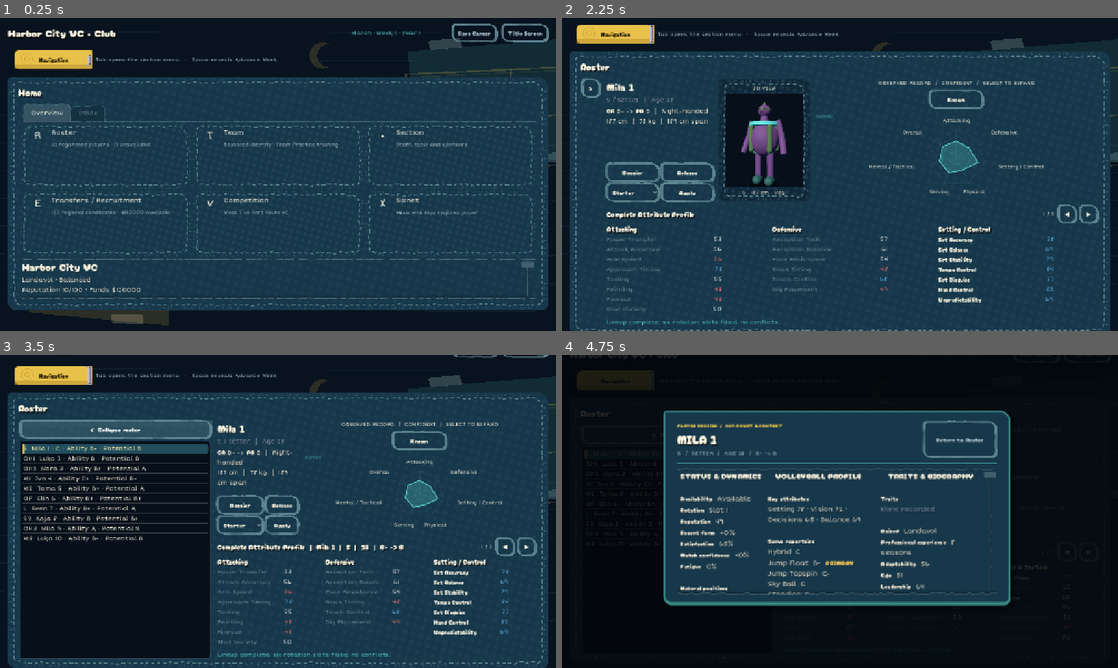
Above: before the commit, frames 1-4 (two rows, left to right).
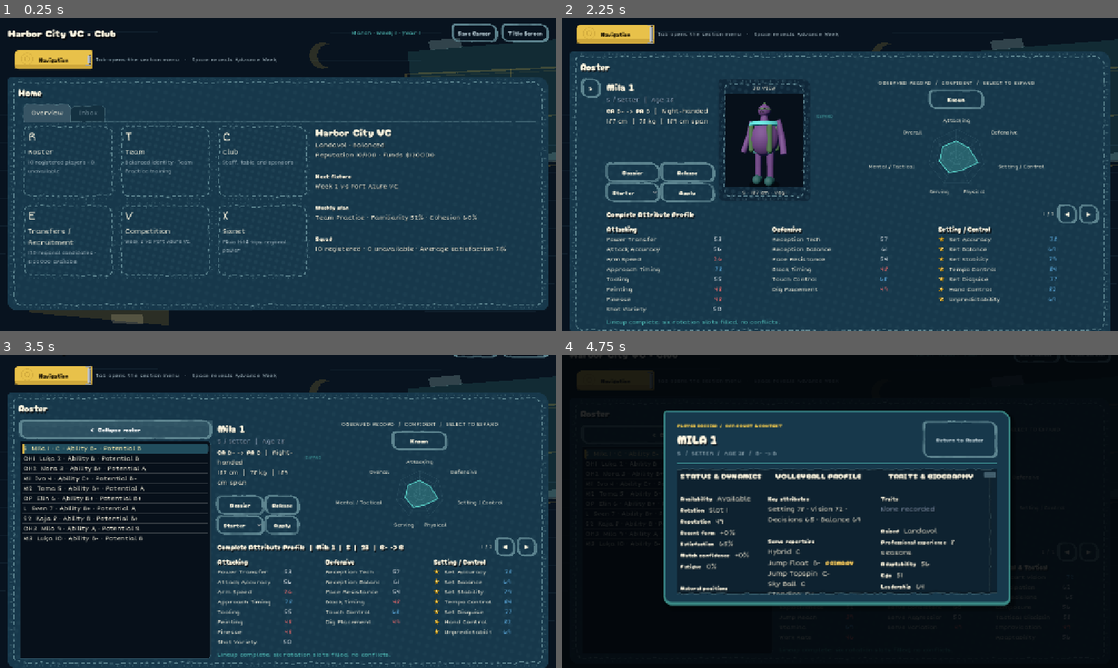
Above: after the commit, the same moments.

Repository: iracarranza/volley-world-manager
Game: Godot game, scene res://tools/preview/dashboard_preview.tscn
The game is run twice, just before and just after one commit, with the same random seed, the same clock (stepped at 60 frames per second) and the same inputs. This scene is started directly instead of the project's main scene.
Inputs (mouse positions are in pixels of both pictures, inside the frame that each line leads up to; where the layout moved, square brackets give the same spot in the first picture):
- Up to frame 1 (0.25 s): no input
- Up to frame 2 (2.25 s): click "Title Screen" at 0.5 s; click "Navigation" at 1.25 s; click (628, 161) [667, 155] at 2 s
- Up to frame 3 (3.5 s): click ">" at 2.75 s
- Up to frame 4 (4.75 s): click "< Collapse roster" at 3.5 s; click "Dossier" at 4.25 s

The runs differ from the first frame. In frame 1, 6.1% of the frame differs, in the area x 3-97%, y 33-90%; in frame 2, 1.6%; in frame 3, 1.4%; in frame 4, 18%, in the area x 20-83%, y 36-76%.

Commit message:
Give relevance its own channel, and the slip its own colour
The key attributes on a player's roster band were marked by setting them in
the heading face at full ink against a muted body face -- two fonts in one
column of eight labels, and the column stopped reading as a list. Hue already
means grade; relevance now means a gold foil star stuck on beside the name,
which is an object on the page rather than a property of the text and so
cannot be confused with the grade colour a few centimetres to its right. Each
sticker is put on crooked, seeded from the attribute so the same one is
always crooked the same way and no two in a column match.

The scroll windows said "there is paper under this page" in every way except
the one that matters: the region was exactly the colour of the card it was
cut into, and two sheets the same colour are one sheet with lines on it. The
slip now takes the page's inset tone mixed back toward the surface above it.
That needs two nodes on the one parent -- a CanvasItem draws either before
its parent or after it, and this needs the slip under the region's text with
the cuts and their shadows over it.

The six section cards were a row of wide letterboxes that ate the full width
of the page. They are near-square now, laid out top-down -- letter, title,
summary -- at a fixed size rather than stretching, and Home's summary has
moved out from under them into the column beside them, where a tall slip has
somewhere to be. The Club card had never had its section_id, title or icon
set, so it read "Section / Staff, table and sponsors" behind a bullet and
navigated to Home when pressed.

Co-Authored-By: Claude Opus 5 <noreply@anthropic.com>
Claude-Session: https://claude.ai/code/session_0197KZ6RDwTpMdR7xHdkkPxn

Diff:
--- a/scenes/components/dashboard_card.tscn
+++ b/scenes/components/dashboard_card.tscn
@@ -3,8 +3,7 @@
 [ext_resource type="Script" path="res://scenes/components/dashboard_card.gd" id="1"]
 
 [node name="DashboardCard" type="Button"]
-custom_minimum_size = Vector2(224, 146)
-size_flags_horizontal = 3
+custom_minimum_size = Vector2(214, 172)
 script = ExtResource("1")
 
 [node name="Margin" type="MarginContainer" parent="."]
@@ -12,35 +11,28 @@
 anchors_preset = 15
 anchor_right = 1.0
 anchor_bottom = 1.0
-offset_left = 18.0
-offset_top = 8.0
-offset_right = -18.0
-offset_bottom = -8.0
+offset_left = 14.0
+offset_top = 10.0
+offset_right = -14.0
+offset_bottom = -10.0
 mouse_filter = 2
 
-[node name="Row" type="HBoxContainer" parent="Margin"]
+[node name="Stack" type="VBoxContainer" parent="Margin"]
 layout_mode = 2
-theme_override_constants/separation = 12
+theme_override_constants/separation = 4
+alignment = 0
 mouse_filter = 2
 
-[node name="IconLabel" type="Label" parent="Margin/Row"]
+[node name="IconLabel" type="Label" parent="Margin/Stack"]
 unique_name_in_owner = true
-custom_minimum_size = Vector2(38, 38)
+custom_minimum_size = Vector2(34, 34)
 layout_mode = 2
-size_flags_vertical = 0
-theme_override_font_sizes/font_size = 24
+theme_override_font_sizes/font_size = 26
 text = "•"
-horizontal_alignment = 1
 vertical_alignment = 1
 mouse_filter = 2
 
-[node name="Text" type="VBoxContainer" parent="Margin/Row"]
-layout_mode = 2
-size_flags_horizontal = 3
-size_flags_vertical = 0
-mouse_filter = 2
-
-[node name="TitleLabel" type="Label" parent="Margin/Row/Text"]
+[node name="TitleLabel" type="Label" parent="Margin/Stack"]
 unique_name_in_owner = true
 layout_mode = 2
 theme_override_font_sizes/font_size = 15
@@ -49,14 +41,13 @@
 autowrap_mode = 2
 max_lines_visible = 2
 
-[node name="SummaryLabel" type="Label" parent="Margin/Row/Text"]
+[node name="SummaryLabel" type="Label" parent="Margin/Stack"]
 unique_name_in_owner = true
-custom_minimum_size = Vector2(166, 0)
 layout_mode = 2
 theme_override_colors/font_color = Color(0.62, 0.7, 0.8, 1)
 theme_override_font_sizes/font_size = 11
 text = "Summary"
 autowrap_mode = 2
-max_lines_visible = 3
+max_lines_visible = 4
 text_overrun_behavior = 3
 mouse_filter = 2
--- a/scenes/components/paper_window.gd
+++ b/scenes/components/paper_window.gd
@@ -75,6 +75,31 @@
 ## The fold across the tab, where it turns back on itself after coming through.
 const TAB_FOLD_ALPHA: float = 0.40
 
+## The slip is a different sheet, and has to look like one.
+##
+## Everything else here says "there is paper under the page" -- the cuts, the
+## shadow falling into them, the tab coming back through -- and then the region
+## itself was exactly the colour of the card it was cut into, which quietly
+## contradicts all of it. Two sheets the same colour are one sheet with lines
+## drawn on it.
+##
+## So the slip takes the page's inset tone, mixed back toward the surface it
+## lies under. Not `surface_inset` straight: that token is meant for a well
+## sunk into the page and at full strength it is a hole, whereas a slip is a
+## *sheet* -- something that came from a different pad, not somewhere the page
+## stops.
+const SLIP_INSET_SHARE: float = 0.55
+
+
+## Whether this node paints the slip rather than the cuts over it.
+##
+## One script, two nodes on the same parent, because a `CanvasItem` draws either
+## before its parent or after it and this needs both: the slip goes under the
+## region's own text, and the cuts and their shadows go over it. A single node
+## would have to pick, and picking "behind" puts the page's shadow *under* the
+## words it is supposed to be falling across.
+@export var backing: bool = false
+
 
 ## Which bars this region has. Resolved once at ready, because the answer comes
 ## from the parent's class rather than from its state.
@@ -95,6 +120,8 @@
 	if parent == null:
 		return
 	_seed = int(String(parent.name).hash() & 0x7FFFFFFF)
+	if backing:
+		show_behind_parent = true
 	## A `Container` lays its children out and would fit this overlay to the
 	## content area, then scroll it along with the content -- the window would
 	## slide with the paper, which is the one thing a window must not do.
@@ -145,12 +172,41 @@
 		return
 	var light_mode := UIPalette.control_is_light(self)
 	var ink := UIPalette.color(&"stroke_strong", light_mode)
+	if backing:
+		if _scrollable(_vertical) or _scrollable(_horizontal):
+			_draw_slip(light_mode)
+		return
 	if _scrollable(_vertical):
 		_draw_window(_vertical, true, ink)
 		_draw_pull(_vertical, true, ink, light_mode)
 	if _scrollable(_horizontal):
 		_draw_window(_horizontal, false, ink)
 		_draw_pull(_horizontal, false, ink, light_mode)
+
+
+## The sheet itself, laid in the window before anything is written on it.
+##
+## Bounded by the cuts rather than by the control's rect, so its own edges are
+## the ones the page was opened along -- a slip whose colour stops at a straight
+## line half a pixel inside a jagged cut is two edges disagreeing about where the
+## paper ends.
+func _draw_slip(light_mode: bool) -> void:
+	var surface := UIPalette.color(&"surface_raised", light_mode)
+	var slip := surface.lerp(
+		UIPalette.color(&"surface_inset", light_mode), SLIP_INSET_SHARE
+	)
+	var top := _cut_path(SLIT_WIDTH * 0.5 + 0.5, true, 1302) \
+		if _scrollable(_vertical) else PackedVector2Array([
+			Vector2(0.0, 0.0), Vector2(size.x, 0.0)
+		])
+	var bottom := _cut_path(size.y - SLIT_WIDTH * 0.5 - 0.5, true, 2603) \
+		if _scrollable(_vertical) else PackedVector2Array([
+			Vector2(0.0, size.y), Vector2(size.x, size.y)
+		])
+	var sheet := PackedVector2Array(top)
+	for index in range(bottom.size() - 1, -1, -1):
+		sheet.append(bottom[index])
+	draw_colored_polygon(sheet, slip)
 
 
 ## Whether this bar has anything to say. A region that fits its content is not a
--- /dev/null
+++ b/scenes/components/star_sticker.gd
@@ -0,0 +1,96 @@
+class_name UIStarSticker
+extends Control
+
+## A foil star, stuck on next to something that matters.
+##
+## Marks the attributes a player's own position is actually scored on. That
+## needed a channel of its own and had been taking the wrong one: the key rows
+## were set in the heading face at full-strength ink against a muted body face,
+## which is two fonts in one column of eight labels, and the column stopped
+## reading as a list.
+##
+## **Hue means grade, shape means relevance.** Keeping the two apart is the
+## whole point, and a sticker is the cleanest way to do it -- it is an *object
+## on* the page rather than a property *of* the text, so it cannot be confused
+## with the grade colour a few centimetres to its right no matter what colour it
+## is. Gold is the obvious colour for the obvious reason: it is what a star
+## sticker is, and nobody has ever had to be told what one means.
+##
+## Every sticker is put on slightly crooked, and no two the same way. A sheet of
+## stickers applied at identical angles is a printed bullet, which is what this
+## exists instead of.
+
+## The foil, and the shadow it casts on the paper.
+const FOIL := Color("e8b93c")
+const FOIL_LIGHT := Color("f7dc86")
+const FOIL_EDGE := Color("8a6a14")
+const SHADOW := Color(0.0, 0.0, 0.0, 0.20)
+
+## How far off square a sticker can be put on, in degrees.
+const MAX_TILT_DEGREES: float = 17.0
+
+## How deep the points cut in, as a share of the outer radius. A real foil star
+## is stubby -- a thin-pointed one reads as a sparkle or an asterisk.
+const INNER_RATIO: float = 0.46
+
+## How much of the width the star takes, leaving the rest as the margin the
+## sticker sits in.
+const FILL_SHARE: float = 0.78
+
+
+## Which sticker this is, for the tilt. Set by whoever places it; the same
+## attribute should be crooked the same way every time it is looked at.
+@export var sticker_seed: int = 0:
+	set(value):
+		sticker_seed = value
+		if is_inside_tree():
+			queue_redraw()
+
+
+func _ready() -> void:
+	mouse_filter = Control.MOUSE_FILTER_IGNORE
+	set_meta("ui_style_exempt", true)
+	resized.connect(queue_redraw)
+
+
+func _draw() -> void:
+	var radius := minf(size.x, size.y) * 0.5 * FILL_SHARE
+	if radius < 2.0:
+		return
+	var centre := size * 0.5
+	var tilt := deg_to_rad((_unit(11) - 0.5) * 2.0 * MAX_TILT_DEGREES)
+	var points := _star(centre, radius, tilt)
+	## Lifted off the page a fraction, so it is stuck on rather than printed in.
+	draw_colored_polygon(_star(centre + Vector2(0.6, 1.0), radius, tilt), SHADOW)
+	draw_colored_polygon(points, FOIL)
+	## Foil is not one colour -- it catches the light across part of its face and
+	## goes dull across the rest, and that split is most of why it reads as metal
+	## rather than as a yellow shape. Drawn as the star clipped to its own upper
+	## half by taking every vertex above the centre and closing across it.
+	var lit := PackedVector2Array()
+	for point in points:
+		if point.y <= centre.y + radius * 0.12:
+			lit.append(point)
+	if lit.size() >= 3:
+		draw_colored_polygon(lit, FOIL_LIGHT)
+	draw_polyline(points, FOIL_EDGE, 0.9, true)
+
+
+## A five-pointed star as ten alternating radii, starting at the top.
+func _star(centre: Vector2, radius: float, tilt: float) -> PackedVector2Array:
+	var points := PackedVector2Array()
+	for index in range(11):
+		var reach := radius if index % 2 == 0 else radius * INNER_RATIO
+		var angle := -PI * 0.5 + tilt + TAU * float(index) / 10.0
+		points.append(centre + Vector2(cos(angle), sin(angle)) * reach)
+	return points
+
+
+## A stable 0-1 from this sticker's seed. Hand-mixed rather than `randf()`, so
+## an attribute's sticker is crooked the same way on every visit.
+func _unit(step: int) -> float:
+	var accumulated := (sticker_seed * 2654435761) ^ (step * 40503)
+	accumulated = accumulated & 0x7FFFFFFF
+	accumulated = accumulated ^ (accumulated >> 13)
+	accumulated = (accumulated * 1103515245 + 12345) & 0x7FFFFFFF
+	return float(accumulated % 65537) / 65537.0
--- a/scenes/screens/career_dashboard.gd
+++ b/scenes/screens/career_dashboard.gd
@@ -119,6 +119,7 @@
 ## swap rather than a weight -- which is heavier than a bold body face and
 ## reads at the 13px this band runs at.
 const KEY_ATTRIBUTE_FONT := preload("res://Cherry_Bomb_One/CherryBombOne-Regular.ttf")
+const StarStickerScript := preload("res://scenes/components/star_sticker.gd")
 const BodyTypeModelsScript := preload("res://scripts/data/body_type_models.gd")
 const InboxEventsScript := preload("res://scripts/data/inbox_events.gd")
 const RosterActorScene := preload("res://scenes/components/player_actor_3d.tscn")
@@ -1462,6 +1463,11 @@
 			## Both labels opt out of `UIStyle`. Their colours are data rather
 			## than decoration -- a grade band on the value, position relevance on
 			## the name -- and the styling pass strips every override it finds.
+			var star := StarStickerScript.new()
+			star.name = "Star"
+			star.custom_minimum_size = Vector2(15.0, 15.0)
+			star.size_flags_vertical = Control.SIZE_SHRINK_CENTER
+			row.add_child(star)
 			var name_label := Label.new()
 			name_label.name = "Name"
 			name_label.size_flags_horizontal = Control.SIZE_EXPAND_FILL
@@ -1900,18 +1906,18 @@
 		## good 48. Keys are now the heading face at full-strength ink against a
 		## muted body face, so relevance is legible without spending a hue.
 		var is_position_key := attribute_key in position_keys
-		if is_position_key:
-			name_label.add_theme_font_override("font", KEY_ATTRIBUTE_FONT)
-			name_label.add_theme_font_size_override("font_size", 13)
-			name_label.add_theme_color_override(
-				"font_color", UIPaletteScript.color(&"ink", light_mode)
-			)
-		else:
-			name_label.remove_theme_font_override("font")
-			name_label.add_theme_font_size_override("font_size", 13)
-			name_label.add_theme_color_override(
-				"font_color", UIPaletteScript.color(&"ink_faint", light_mode)
-			)
+		var star: Control = row.get_node("Star")
+		star.visible = is_position_key
+		## Seeded from the attribute rather than from the row, so a given
+		## attribute is crooked the same way wherever it appears and two stars in
+		## the same column are never put on at the same angle.
+		star.sticker_seed = int(attribute_key.hash() & 0x7FFFFFFF)
+		## One face, one weight, one colour, for every row. The list is a list.
+		name_label.remove_theme_font_override("font")
+		name_label.add_theme_font_size_override("font_size", 13)
+		name_label.add_theme_color_override(
+			"font_color", UIPaletteScript.color(&"ink", light_mode)
+		)
 		var score := int(player.get(attribute_key))
 		value_label.text = str(score)
 		value_label.add_theme_color_override("font_color",
--- a/scenes/screens/career_dashboard.tscn
+++ b/scenes/screens/career_dashboard.tscn
@@ -136,15 +136,17 @@
 size_flags_vertical = 3
 tabs_visible = true
 
-[node name="Overview" type="VBoxContainer" parent="Margin/Root/Body/ContentPanel/ContentMargin/Content/Sections/Home/HomeSubTabs"]
-layout_mode = 2
+[node name="Overview" type="HBoxContainer" parent="Margin/Root/Body/ContentPanel/ContentMargin/Content/Sections/Home/HomeSubTabs"]
+layout_mode = 2
+theme_override_constants/separation = 14
 
 [node name="Inbox" type="VBoxContainer" parent="Margin/Root/Body/ContentPanel/ContentMargin/Content/Sections/Home/HomeSubTabs"]
 layout_mode = 2
 
 [node name="HomeCards" type="GridContainer" parent="Margin/Root/Body/ContentPanel/ContentMargin/Content/Sections/Home/HomeSubTabs/Overview"]
 layout_mode = 2
-size_flags_horizontal = 3
+size_flags_horizontal = 0
+size_flags_vertical = 0
 columns = 3
 
 [node name="RosterCard" parent="Margin/Root/Body/ContentPanel/ContentMargin/Content/Sections/Home/HomeSubTabs/Overview/HomeCards" instance=ExtResource("2")]
@@ -164,7 +166,10 @@
 [node name="ClubCard" parent="Margin/Root/Body/ContentPanel/ContentMargin/Content/Sections/Home/HomeSubTabs/Overview/HomeCards" instance=ExtResource("2")]
 unique_name_in_owner = true
 layout_mode = 2
-size_flags_horizontal = 3
+section_id = "Club"
+title_text = "Club"
+summary_text = "Staff, accommodations and sponsorships."
+icon_text = "C"
 
 [node name="TransfersCard" parent="Margin/Root/Body/ContentPanel/ContentMargin/Content/Sections/Home/HomeSubTabs/Overview/HomeCards" instance=ExtResource("2")]
 unique_name_in_owner = true
@@ -187,8 +192,10 @@
 summary_text = "World league standings and regional power."
 icon_text = "X"
 
-[node name="HomeBody" type="HBoxContainer" parent="Margin/Root/Body/ContentPanel/ContentMargin/Content/Sections/Home/HomeSubTabs/Overview"]
-layout_mode = 2
+[node name="HomeBody" type="VBoxContainer" parent="Margin/Root/Body/ContentPanel/ContentMargin/Content/Sections/Home/HomeSubTabs/Overview"]
+custom_minimum_size = Vector2(240, 0)
+layout_mode = 2
+size_flags_horizontal = 3
 size_flags_vertical = 3
 theme_override_constants/separation = 12
 
--- a/scripts/systems/ui_style_system.gd
+++ b/scripts/systems/ui_style_system.gd
@@ -277,6 +277,15 @@
 static func _paper_window(control: Control) -> void:
 	if control.get_node_or_null("PaperWindow") != null:
 		return
+	## Two nodes on the one parent. The slip is a different sheet from the card
+	## it is threaded into, so something has to paint it -- and that something
+	## must draw *before* the region's own text while the cuts and their shadows
+	## draw *after* it. A `CanvasItem` gets one side of its parent or the other,
+	## so this takes both.
+	var slip := UIPaperWindowScript.new()
+	slip.name = "PaperSlip"
+	slip.backing = true
+	control.add_child(slip)
 	var window := UIPaperWindowScript.new()
 	window.name = "PaperWindow"
 	control.add_child(window)
Not shown, added: scenes/components/star_sticker.gd.uid
